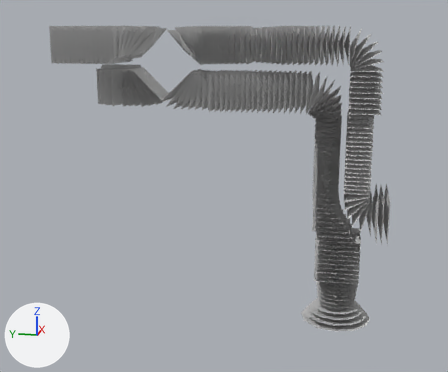
Renders of the FBX model models/fbx/ustanovka/potok1.FBX from each side of a commit.
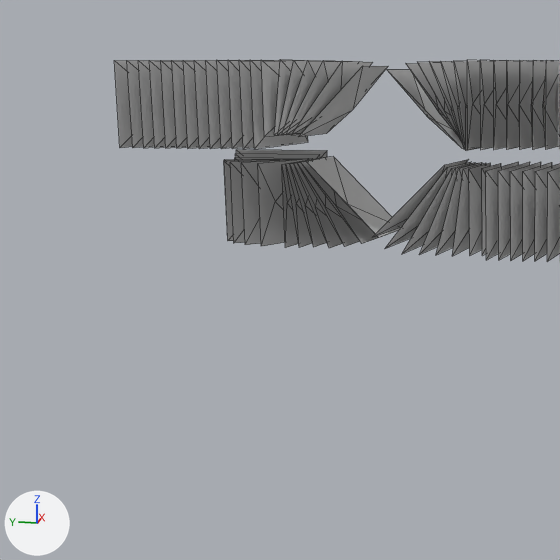
The first picture shows the older version from a 50 mm lens placed at (-7.71, -1.14, 1.4), pointed at (0.18, 0.44, -0.57). The close-ups show both versions on the part from 0% to 54% of the width and 0% to 65% of the height of that picture; other places that the commit changed are outside them. Arrows for +X, +Y and +Z are at lower left; the lights stay in place. The close-ups show mesh edges as thin lines. Where no turn or scale is listed for an object, it has been applied to the vertices.

The first close-up shows 'pot_351', 'pot_360', 'pot_361', 'pot_368', 'pot_369', 'pot_500', 'pot_501', 'pot_502', 'pot_512', 'pot_518', 'pot_519', 'pot_531'.
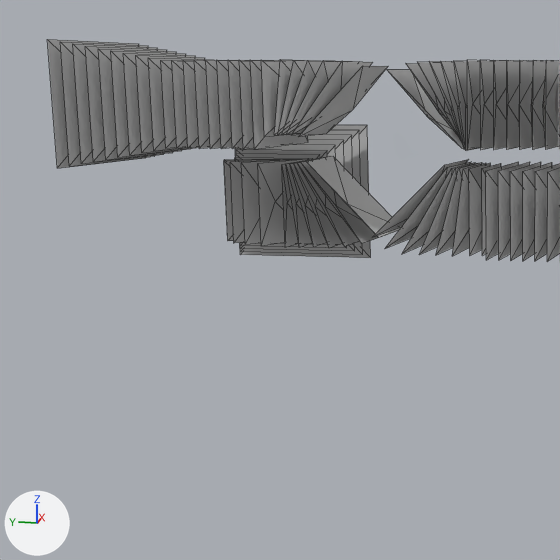
Changed parts and their boxes [x1, y1, x2, y2] in the close-ups (560 x 560 px):
'pot_495', added
    after: [47, 39, 146, 168]
'pot_500', mesh rescaled, moved
    before: [114, 60, 132, 148]
    after: [111, 51, 191, 157]
'pot_496', added
    after: [60, 42, 155, 166]
'pot_497', added
    after: [73, 44, 162, 164]
'pot_501', mesh rescaled
    before: [127, 60, 144, 148]
    after: [123, 53, 195, 155]
'pot_498', added
    after: [85, 46, 173, 162]
'pot_499', added
    after: [98, 49, 182, 159]
'pot_381', added
    after: [235, 125, 371, 258]
'pot_380', added
    after: [235, 130, 363, 255]
'pot_379', added
    after: [240, 135, 355, 251]
'pot_378', added
    after: [240, 140, 347, 248]
'pot_377', added
    after: [236, 145, 336, 245]

Diff of the bpy script that builds the scene:
```diff
--- a/models/fbx/ustanovka/potok1.FBX.py
+++ b/models/fbx/ustanovka/potok1.FBX.py
@@ me_mesh_091 @@
 me_mesh_091.from_pydata(...)  # 5 vertices, 4 faces; spans x -0.42..0.42, y -0.034..0.034, z -0.227..0.227
+# me_mesh_091 part 2: the whole mesh is scaled about its middle by (1.12, 1, 1.21)
 me_mesh_091.materials.append(mat_11___default)
@@ me_mesh_092 @@
 me_mesh_092.from_pydata(...)  # 5 vertices, 4 faces; spans x -0.42..0.42, y -0.034..0.034, z -0.227..0.227
+# me_mesh_092 part 1: the whole mesh is scaled about its middle by (1.09, 1, 1.16)
 me_mesh_092.materials.append(mat_11___default)
@@ me_mesh_195 @@
+me_mesh_195.from_pydata([(-0.533, 0.034, -0.332), (0.533, 0.034, -0.332), (-0.533, 0.034, 0.332), (0.533, 0.034, 0.332), (0.0, -0.034, 0.0)], [], [(2, 4, 3), (0, 1, 4), (2, 0, 4), (1, 3, 4)])
+me_mesh_195.materials.append(mat_11___default)  # light grey #cacaca
@@ me_mesh_199 @@
+me_mesh_199.from_pydata([(-0.034, -0.404, -0.379), (-0.034, 0.404, -0.379), (-0.034, -0.404, 0.379), (-0.034, 0.404, 0.379), (0.034, 0.0, 0.0)], [], [(2, 4, 3), (0, 1, 4), (2, 0, 4), (1, 3, 4)])
+me_mesh_199.materials.append(mat_11___default)  # light grey #cacaca
@@ me_mesh_192 @@
+me_mesh_192.from_pydata([(-0.496, 0.034, -0.297), (0.496, 0.034, -0.297), (-0.496, 0.034, 0.297), (0.496, 0.034, 0.297), (0.0, -0.034, 0.0)], [], [(2, 4, 3), (0, 1, 4), (2, 0, 4), (1, 3, 4)])
+me_mesh_192.materials.append(mat_11___default)  # light grey #cacaca
@@ me_mesh_191 @@
+me_mesh_191.from_pydata([(-0.483, 0.034, -0.285), (0.483, 0.034, -0.285), (-0.483, 0.034, 0.285), (0.483, 0.034, 0.285), (0.0, -0.034, 0.0)], [], [(2, 4, 3), (0, 1, 4), (2, 0, 4), (1, 3, 4)])
+me_mesh_191.materials.append(mat_11___default)  # light grey #cacaca
@@ me_mesh_200 @@
+me_mesh_200.from_pydata([(-0.034, -0.433, -0.407), (-0.034, 0.433, -0.407), (-0.034, -0.433, 0.407), (-0.034, 0.433, 0.407), (0.034, 0.0, 0.0)], [], [(2, 4, 3), (0, 1, 4), (2, 0, 4), (1, 3, 4)])
+me_mesh_200.materials.append(mat_11___default)  # light grey #cacaca
@@ me_mesh_196 @@
+me_mesh_196.from_pydata([(-0.034, -0.317, -0.297), (-0.034, 0.317, -0.297), (-0.034, -0.317, 0.297), (-0.034, 0.317, 0.297), (0.034, 0.0, 0.0)], [], [(2, 4, 3), (0, 1, 4), (2, 0, 4), (1, 3, 4)])
+me_mesh_196.materials.append(mat_11___default)  # light grey #cacaca
@@ me_mesh_197 @@
+me_mesh_197.from_pydata([(-0.034, -0.346, -0.325), (-0.034, 0.346, -0.325), (-0.034, -0.346, 0.325), (-0.034, 0.346, 0.325), (0.034, 0.0, 0.0)], [], [(2, 4, 3), (0, 1, 4), (2, 0, 4), (1, 3, 4)])
+me_mesh_197.materials.append(mat_11___default)  # light grey #cacaca
@@ me_mesh_193 @@
+me_mesh_193.from_pydata([(-0.508, 0.034, -0.309), (0.508, 0.034, -0.309), (-0.508, 0.034, 0.309), (0.508, 0.034, 0.309), (0.0, -0.034, 0.0)], [], [(2, 4, 3), (0, 1, 4), (2, 0, 4), (1, 3, 4)])
+me_mesh_193.materials.append(mat_11___default)  # light grey #cacaca
@@ me_mesh_194 @@
+me_mesh_194.from_pydata([(-0.521, 0.034, -0.32), (0.521, 0.034, -0.32), (-0.521, 0.034, 0.32), (0.521, 0.034, 0.32), (0.0, -0.034, 0.0)], [], [(2, 4, 3), (0, 1, 4), (2, 0, 4), (1, 3, 4)])
+me_mesh_194.materials.append(mat_11___default)  # light grey #cacaca
@@ me_mesh_198 @@
+me_mesh_198.from_pydata([(-0.034, -0.375, -0.352), (-0.034, 0.375, -0.352), (-0.034, -0.375, 0.352), (-0.034, 0.375, 0.352), (0.034, 0.0, 0.0)], [], [(2, 4, 3), (0, 1, 4), (2, 0, 4), (1, 3, 4)])
+me_mesh_198.materials.append(mat_11___default)  # light grey #cacaca
@@ ob_pot_500 @@
 ob_pot_500 = bpy.data.objects.new('pot_500', me_mesh_091)
-ob_pot_500.location = (0.0, 2.467, 1.264)
+ob_pot_500.location = (0.0, 2.458, 1.264)
@@ ob_pot_495 @@
+ob_pot_495 = bpy.data.objects.new('pot_495', me_mesh_195)
+ob_pot_495.location = (0.0, 2.778, 1.264)
@@ ob_pot_380 @@
+ob_pot_380 = bpy.data.objects.new('pot_380', me_mesh_199)
+ob_pot_380.location = (0.961, 1.994, 0.711)
@@ ob_pot_498 @@
+ob_pot_498 = bpy.data.objects.new('pot_498', me_mesh_192)
+ob_pot_498.location = (0.0, 2.586, 1.264)
@@ ob_pot_499 @@
+ob_pot_499 = bpy.data.objects.new('pot_499', me_mesh_191)
+ob_pot_499.location = (0.0, 2.522, 1.264)
@@ ob_pot_381 @@
+ob_pot_381 = bpy.data.objects.new('pot_381', me_mesh_200)
+ob_pot_381.location = (1.029, 1.994, 0.711)
@@ ob_pot_377 @@
+ob_pot_377 = bpy.data.objects.new('pot_377', me_mesh_196)
+ob_pot_377.location = (0.755, 1.994, 0.711)
@@ ob_pot_378 @@
+ob_pot_378 = bpy.data.objects.new('pot_378', me_mesh_197)
+ob_pot_378.location = (0.824, 1.994, 0.711)
@@ ob_pot_497 @@
+ob_pot_497 = bpy.data.objects.new('pot_497', me_mesh_193)
+ob_pot_497.location = (0.0, 2.65, 1.264)
@@ ob_pot_496 @@
+ob_pot_496 = bpy.data.objects.new('pot_496', me_mesh_194)
+ob_pot_496.location = (0.0, 2.714, 1.264)
@@ ob_pot_379 @@
+ob_pot_379 = bpy.data.objects.new('pot_379', me_mesh_198)
+ob_pot_379.location = (0.892, 1.994, 0.711)
```
